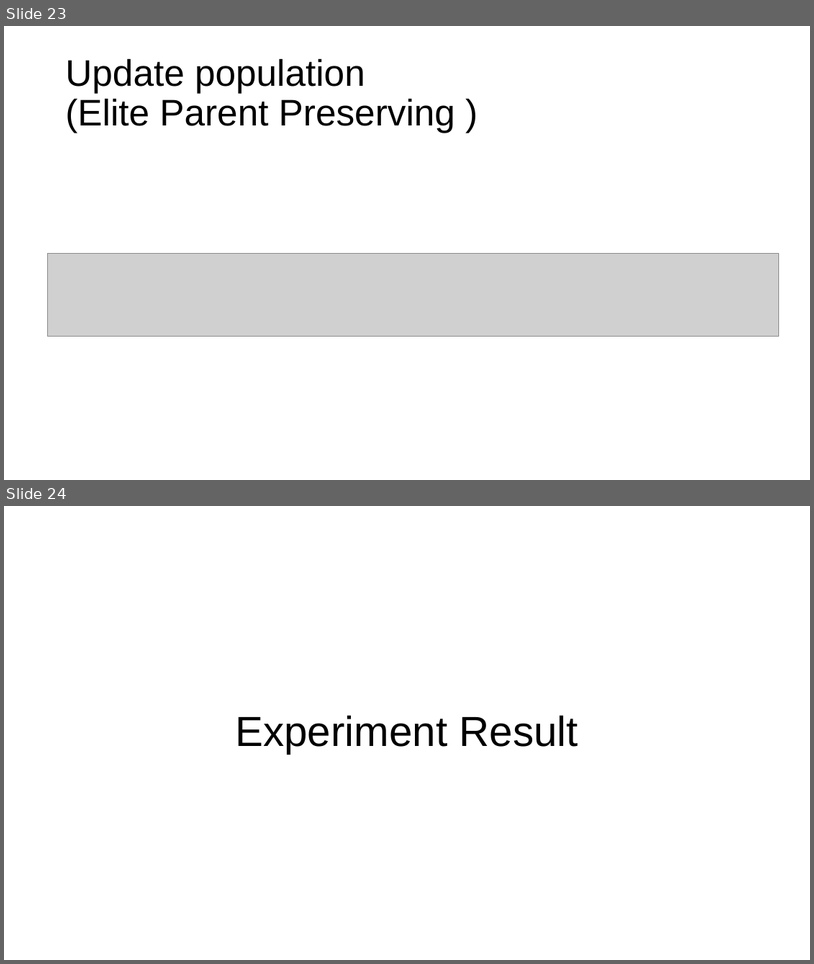
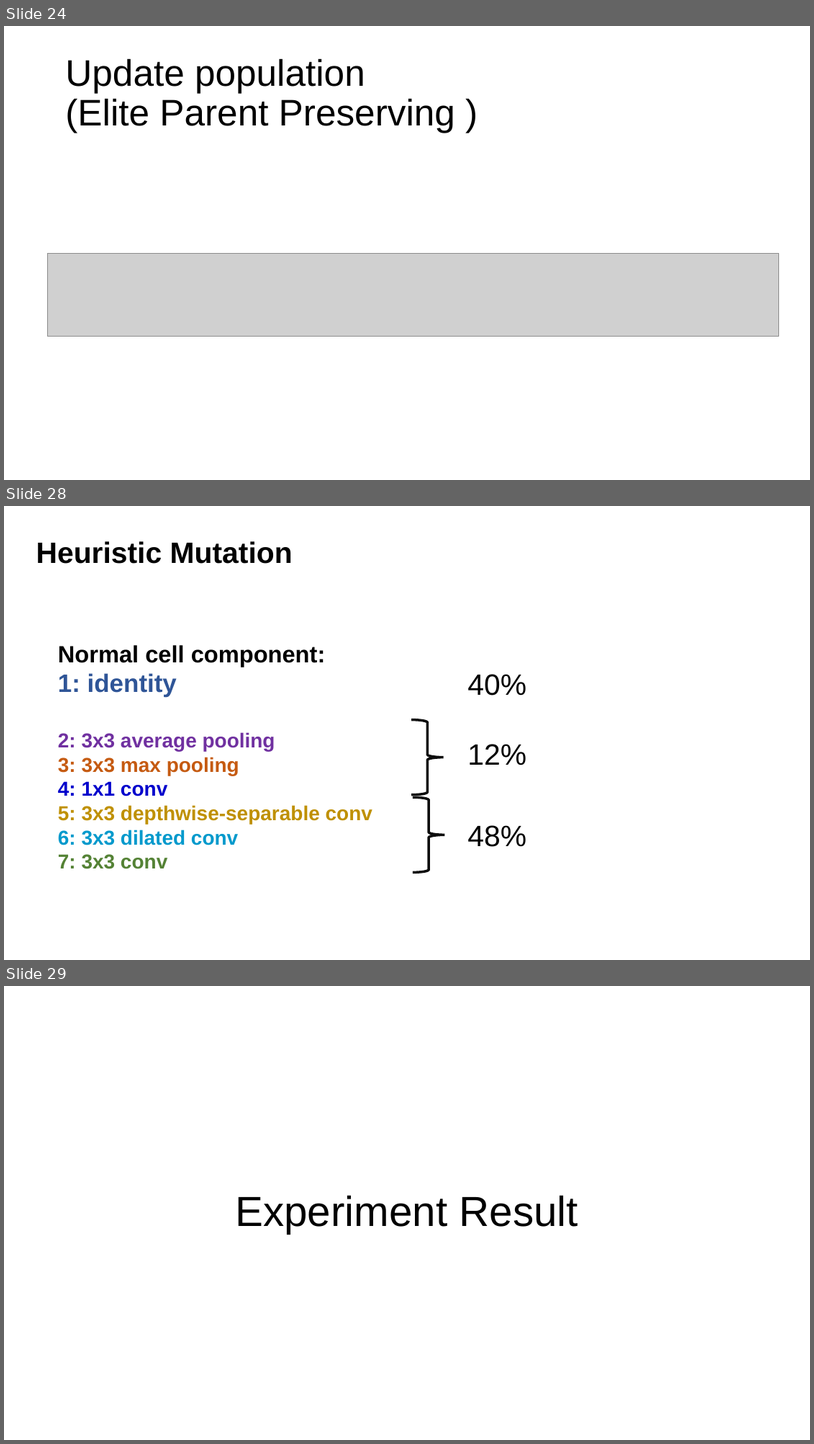
Before and after one commit to RangerX-36917/evoNAS, a slide deck: pre/final/5.9_final_report.pptx. Shown one above the other, each under a label of ours: slides 23 and 24 before the commit, slides 24, 28 and 29 after it; the slides between them are not shown. The pictures are 814x964 and 814x1444 pixels, drawn with LibreOffice and Linux fonts; fonts in the diff are those of the drawing; grey boxes stand for pictures. Boxes give left, top, right and bottom in pixels: in the first picture for what was removed or moved away, otherwise in the second. Text is boxed around its words. In the diff, an @@ line names an element or a change of style, - is before the commit and + after.

```diff
--- a/pre/final/5.9_final_report.pptx
+++ b/pre/final/5.9_final_report.pptx
@@ slide 28 added at <box>4,506,810,960</box>, background #FFFFFF @@
@@ text added at <box>36,541,293,564</box>, 35 pt, text #000000, bold @@
+Heuristic Mutation
@@ text added at <box>58,645,373,869</box>, 24 pt, text #BF9000, bold @@
+Normal cell component:
+1: identity
+2: 3x3 average pooling
+3: 3x3 max pooling
+4: 1x1 conv
+5: 3x3 depthwise-separable conv
+6: 3x3 dilated conv
+7: 3x3 conv
@@ text added at <box>468,674,527,695</box>, 35 pt, text #000000 @@
+40%
@@ right brace added at <box>412,720,444,795</box>, outline #0D0D0D 3 pt @@
@@ text added at <box>468,744,527,765</box>, 35 pt, text #000000 @@
+12%
@@ right brace added at <box>413,797,445,872</box>, outline #0D0D0D 3 pt @@
@@ text added at <box>468,825,527,847</box>, 35 pt, text #000000 @@
+48%
@@ what was slide 23 is now slide 24 @@
@@ what was slide 24 is now slide 29 @@
```
Also in this commit, not shown: 4 slides changed, 4 other slides added, 1 other file.
